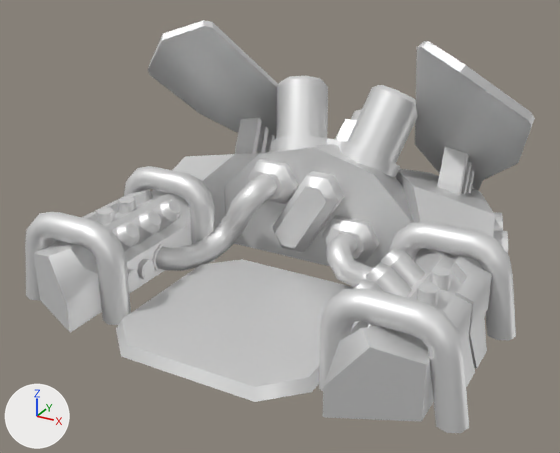
The glTF model glb/leghavp.glb as it was, and as the next commit left it.
Rendered twice from a camera (50 mm lens) standing at (157.0, -299.0, 175.0) and looking at (-3.0, -9.0, 30.0). Every picture has the same lights, and +X, +Y and +Z are marked at lower left. The older version comes first. Where no turn or scale is listed for an object, it has been applied to the vertices.

The first picture shows 'base', 'door' and 4 more.
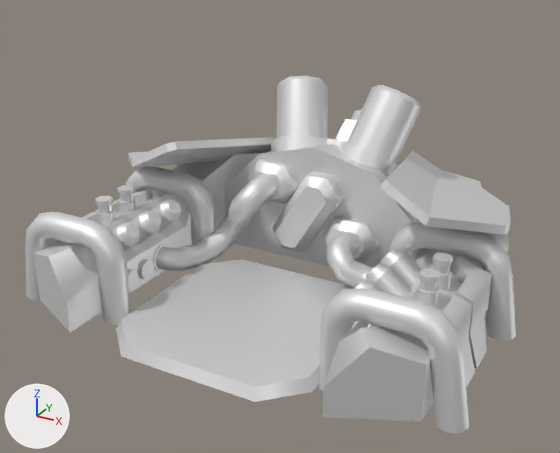
Boxes [x1, y1, x2, y2] around the edits, measured in the pictures (560 x 453 px):
'door', turned: before [148, 20, 535, 195]; after [128, 137, 511, 234]
'buildLight4', moved (not visible before): after [419, 269, 441, 291]
'buildLight3', moved (not visible before): after [432, 253, 453, 275]
'buildLight2', moved (not visible before): after [95, 196, 113, 213]
'buildLight1', moved (not visible before): after [117, 185, 135, 202]

What changed in the scene script:
```text
Change ob_buildlight1:
    ob_buildlight1.location: (-79.56, -25.02, 0.0) -> (-79.56, -25.02, 36.29)
Change ob_buildlight2:
    ob_buildlight2.location: (-79.56, -41.02, 0.0) -> (-79.56, -41.02, 36.29)
Change ob_buildlight3:
    ob_buildlight3.location: (79.56, -25.02, 0.0) -> (79.56, -25.02, 36.29)
Change ob_buildlight4:
    ob_buildlight4.location: (79.56, -41.02, 0.0) -> (79.56, -41.02, 36.29)
Change ob_door:
    ob_door.rotation_euler: (0.0, 0.0, 0.0) -> (0.524, 0.0, 0.0)  # degrees (0, 0, 0) -> degrees (30, 0, 0)
```
